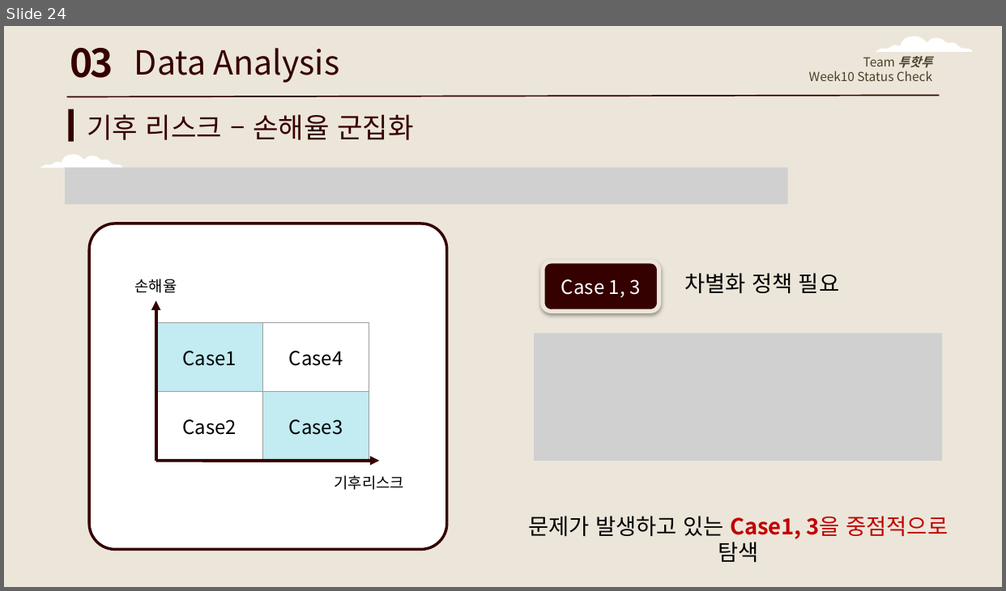
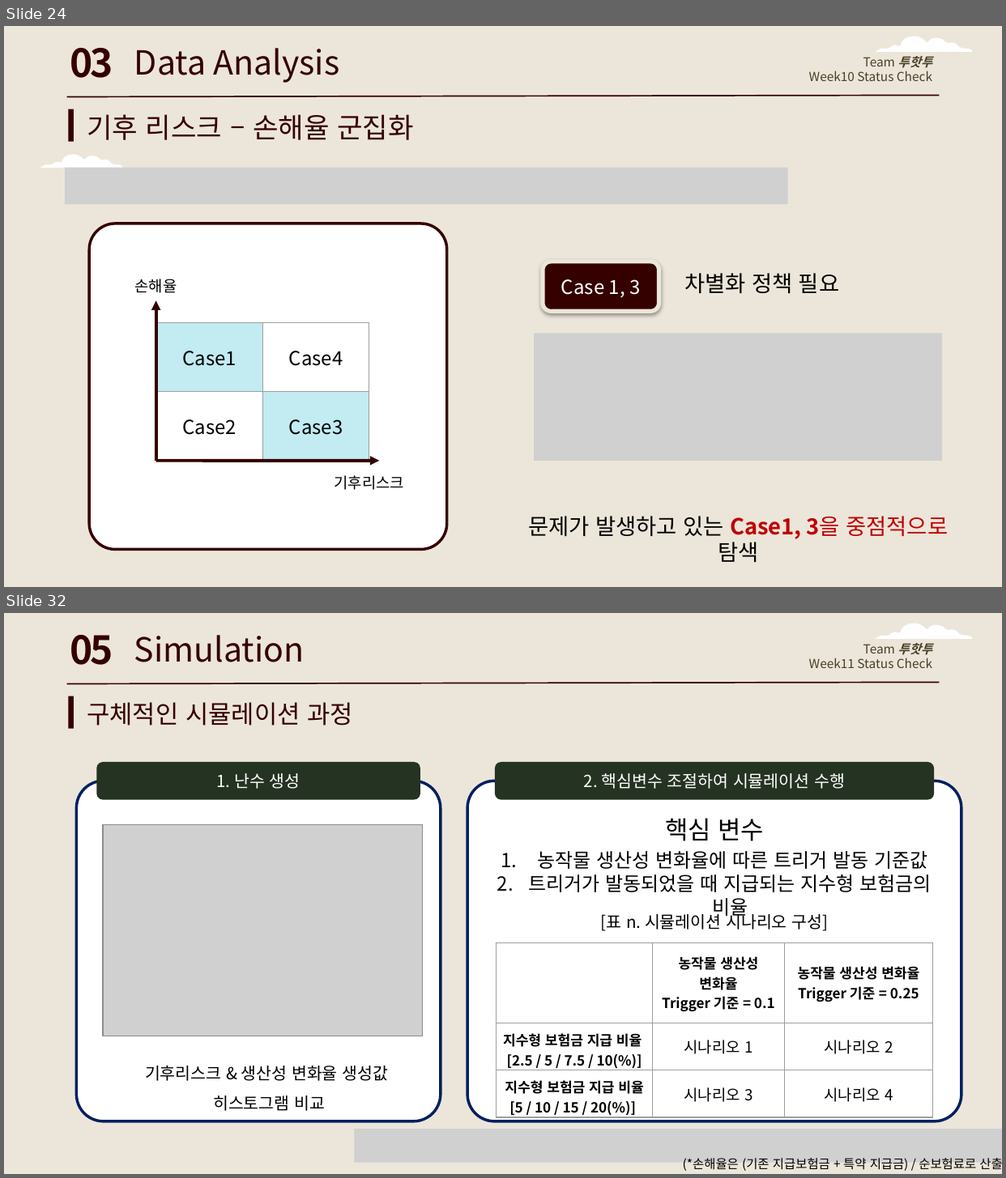
Before and after one commit to NamYoonJi/capstone-project-slides, a slide deck: week 12 mid progress report.pptx. Shown one above the other, each under a label of ours: slide 24 before the commit, slides 24 and 32 after it; the slides between them are not shown. The pictures are 1006x591 and 1006x1178 pixels, drawn with LibreOffice and Linux fonts; fonts in the diff are those of the drawing; grey boxes stand for pictures. Boxes give left, top, right and bottom in pixels: in the first picture for what was removed or moved away, otherwise in the second. Text is boxed around its words. In the diff, an @@ line names an element or a change of style, - is before the commit and + after.

```diff
--- a/week 12 mid progress report.pptx
+++ b/week 12 mid progress report.pptx
@@ slide 32 added at (x1=4, y1=613, x2=1002, y2=1174), background #ECE6DA @@
@@ text added at (x1=70, y1=635, x2=113, y2=665), 28 pt, text #350000, bold @@
+05
@@ text added at (x1=134, y1=635, x2=305, y2=662), 24 pt, text #350000 @@
+Simulation
@@ freeform shape added at (x1=876, y1=623, x2=972, y2=639), fill #FFFFFF @@
@@ freeform shape added at (x1=876, y1=624, x2=972, y2=639), fill #FFFFFF @@
@@ subtitle added at (x1=809, y1=643, x2=932, y2=668), 9 pt, text #4A3E26 @@
+Team 투핫투
+Week11 Status Check
@@ line added from (67, 683) to (939, 682), #350000 1 pt @@
@@ rectangle added at (x1=68, y1=696, x2=73, y2=729), fill #350000 @@
@@ text added at (x1=87, y1=702, x2=353, y2=726), 18 pt, text #350000 @@
+구체적인 시뮬레이션 과정
@@ rounded rectangle added at (x1=77, y1=781, x2=441, y2=1121), fill #FFFFFF, outline #002060 2 pt @@
@@ rounded rectangle added at (x1=97, y1=762, x2=420, y2=799), fill #263322, 12 pt, text #FFFFFF @@
+1. 난수 생성
@@ rounded rectangle added at (x1=467, y1=781, x2=961, y2=1121), fill #FFFFFF, outline #002060 2 pt @@
@@ rounded rectangle added at (x1=495, y1=762, x2=934, y2=799), fill #263322, 12 pt, text #FFFFFF @@
+2. 핵심변수 조절하여 시뮬레이션 수행
@@ picture added at (x1=103, y1=824, x2=422, y2=1036) @@
@@ text added at (x1=665, y1=818, x2=764, y2=841), 18 pt, text #000000 @@
+핵심 변수
@@ text added at (x1=528, y1=851, x2=931, y2=919), 14 pt, text #000000 @@
+1. 농작물 생산성 변화율에 따른 트리거 발동 기준값
+2. 트리거가 발동되었을 때 지급되는 지수형 보험금의 비율
@@ text added at (x1=601, y1=912, x2=829, y2=931), 12 pt, text #000000 @@
+[표 n. 시뮬레이션 시나리오 구성]
@@ table added at (x1=496, y1=943, x2=933, y2=1121), 3 rows, 3 columns @@
+ | 농작물 생산성 변화율 / Trigger 기준 = 0.1 | 농작물 생산성 변화율 / Trigger 기준 = 0.25
+지수형 보험금 지급 비율 / [2.5 / 5 / 7.5 / 10(%)] | 시나리오 1 | 시나리오 2
+지수형 보험금 지급 비율 / [5 / 10 / 15 / 20(%)] | 시나리오 3 | 시나리오 4
@@ text added at (x1=145, y1=1066, x2=389, y2=1111), 12 pt, text #000000 @@
+기후리스크 & 생산성 변화율 생성값
+히스토그램 비교
@@ picture added at (x1=354, y1=1129, x2=1002, y2=1163) @@
@@ text added at (x1=683, y1=1158, x2=1002, y2=1171), 9 pt, text #000000 @@
+(*손해율은 (기존 지급보험금 + 특약 지급금) / 순보험료로 산출)
```
Also in this commit, not shown: 10 slides changed, 1 other slide added, 1 slide removed.
